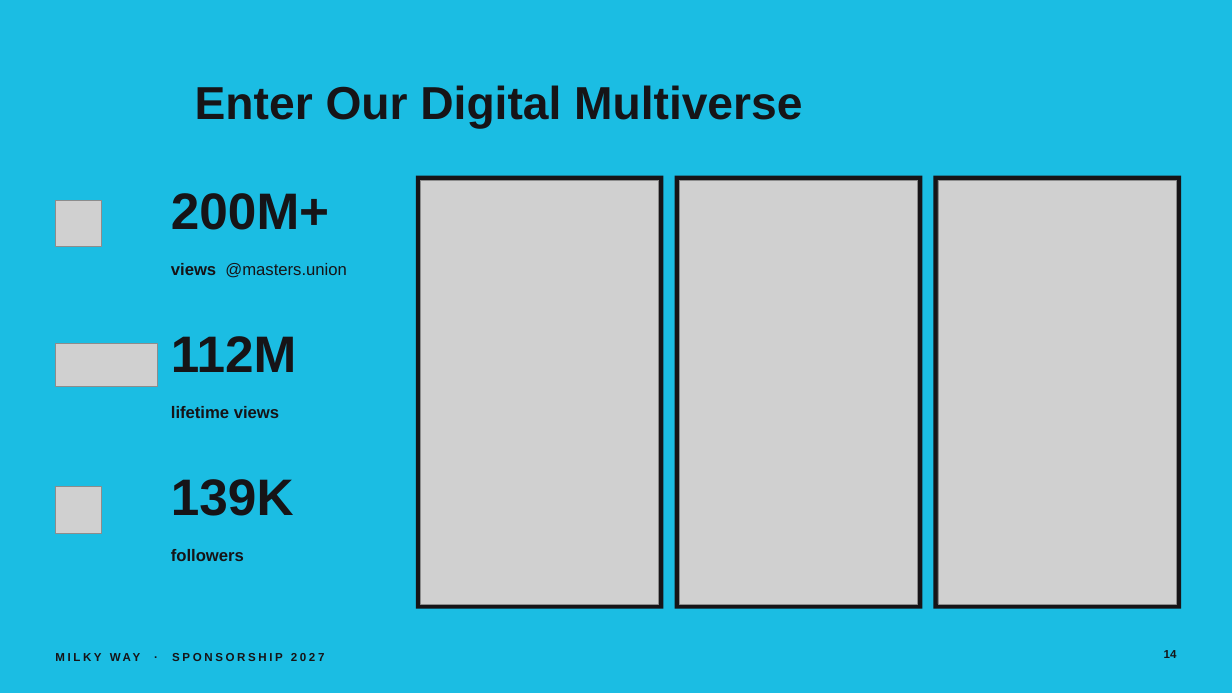
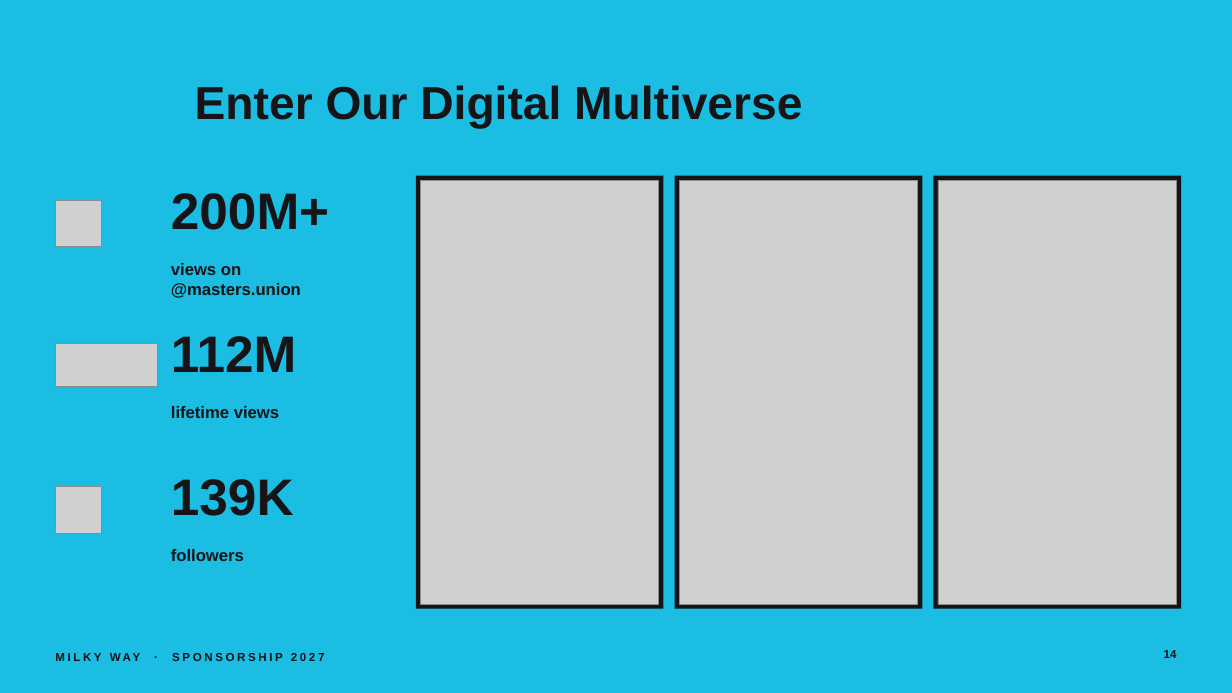
Before and after one commit to adityamittal2103/milkywayspons, a slide deck: slide 14 of deck/Milky-Way-Sponsorship-2027.pptx. Drawn at 1232x693 pixels with LibreOffice and Linux fonts; fonts in the diff are those of the drawing; grey boxes stand for pictures. Boxes give left, top, right and bottom in pixels: in the first picture for what was removed or moved away, otherwise in the second. Text is boxed around its words. In the diff, an @@ line names an element or a change of style, - is before the commit and + after.

```diff
--- a/deck/Milky-Way-Sponsorship-2027.pptx
+++ b/deck/Milky-Way-Sponsorship-2027.pptx
@@ text at bbox=[171, 263, 301, 298]: text changed; bold on @@
-views @masters.union
+views on
+@masters.union
```
Also in this commit, not shown: 14 other slides changed, 16 other files.
